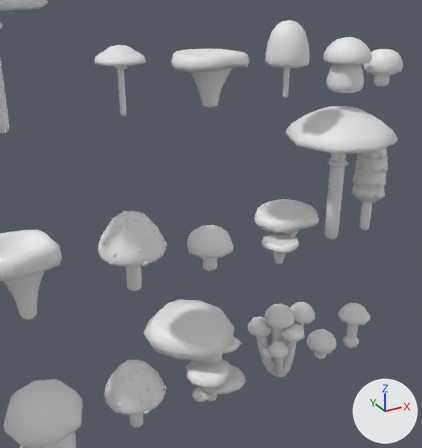
The FBX model LethalDiseasesUnityProject/Assets/ModAssets/Items/Mushrooms/mushrooms.fbx, before and after one commit.
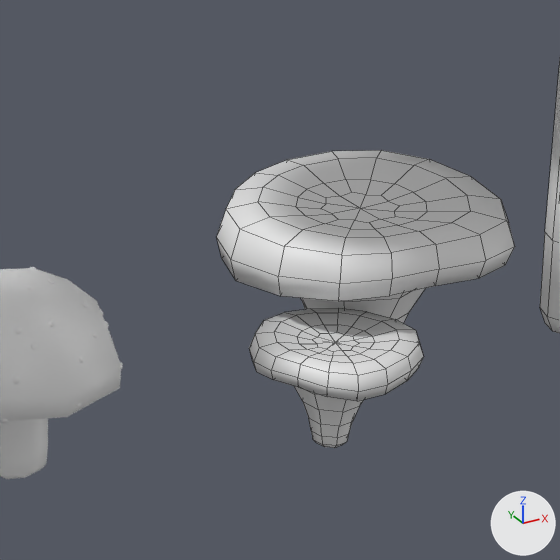
Old and new are each drawn from a camera (50 mm lens) standing at (-60.75, -56.18, 53.89) and looking at (-27.5, 4.27, 23.66) and again close up on the part from 49% to 78% of the width and 37% to 64% of the height. The lights are fixed; the arrows at lower right show +X, +Y and +Z. The first two pictures are the older version. The close-ups show mesh edges as thin lines. Where no turn or scale is listed for an object, it has been applied to the vertices. Vertices at exactly the same position are counted once.

Script lines for the objects in view, before the commit:
```python
me_chanterelle_mushroom = bpy.data.meshes.new('Chanterelle_Mushroom')
me_chanterelle_mushroom.from_pydata(...)  # 440 vertices, 432 faces; spans x -3.6..5.41, y -3.75..5.2, z -3.44..2.39
me_chanterelle_mushroom.materials.append(mat_material_001)  # white #e7e7e7
me_parasol_mushroom = bpy.data.meshes.new('Parasol_Mushroom')
me_parasol_mushroom.from_pydata(...)  # 158 vertices, 152 faces; spans x -6.8..6.8, y -6.8..6.8, z -12.0..6.2
me_parasol_mushroom.materials.append(mat_material_001)  # white #e7e7e7
me_wine_cap_mushroom = bpy.data.meshes.new('Wine_Cap_Mushroom')
me_wine_cap_mushroom.from_pydata(...)  # 1400 vertices, 1296 faces; spans x -2.72..2.96, y -2.99..2.69, z -4.08..1.51
me_wine_cap_mushroom.materials.append(mat_material_001)  # white #e7e7e7
ob_chanterelle_mushroom = bpy.data.objects.new('Chanterelle_Mushroom', me_chanterelle_mushroom)
ob_chanterelle_mushroom.location = (-20.32, -1.43, 23.13)
ob_parasol_mushroom = bpy.data.objects.new('Parasol_Mushroom', me_parasol_mushroom)
ob_parasol_mushroom.location = (-10.99, 0.0, 31.64)
ob_wine_cap_mushroom = bpy.data.objects.new('Wine_Cap_Mushroom', me_wine_cap_mushroom)
ob_wine_cap_mushroom.location = (-30.12, 0.15, 23.8)
```
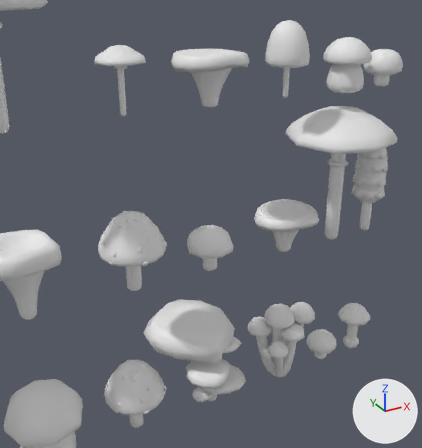
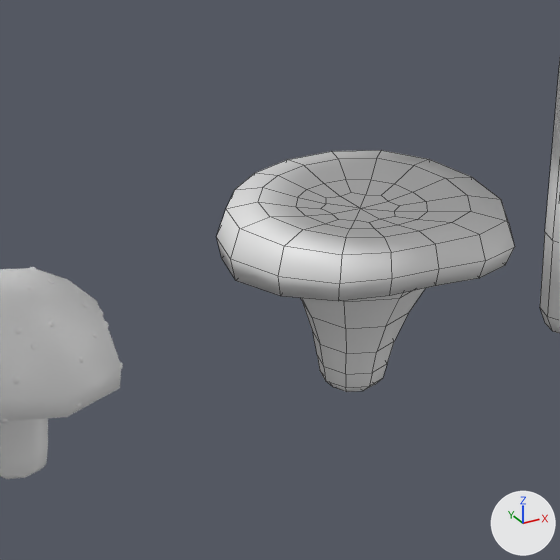
Where the newer file only moved an object's origin or applied its transform, the numbers keep the older frame.

Boxes (x1, y1, x2, y2) around the edits, measured in the close-ups (560 x 560 px):
```json
{"object": "Chanterelle_Mushroom", "change": "reshaped", "before": [217, 150, 515, 448], "after": [217, 150, 515, 392], "on screen": "19% shorter"}
{"part": 1, "of": "me_chanterelle_mushroom", "change": "deleted", "before": [249, 308, 424, 401]}
{"part": 2, "of": "me_chanterelle_mushroom", "change": "deleted", "before": [294, 386, 363, 448]}
```

The change, as JSON lines over the scene's bpy script:
```json
{"block": "me_chanterelle_mushroom", "where": "# used by ob_chanterelle_mushroom; location = (-20.32, -1.43, 23.13)"}
{"op": "remove", "block": "me_chanterelle_mushroom", "code": "me_chanterelle_mushroom.from_pydata(...)  # 440 vertices, 432 faces; spans x -3.6..5.41, y -3.75..5.2, z -3.44..2.39"}
{"op": "add", "block": "me_chanterelle_mushroom", "code": "me_chanterelle_mushroom.from_pydata(...)  # 220 vertices, 216 faces; spans x -2.86..5.41, y -2.35..5.2, z -3.44..2.39"}
{"block": "me_chanterelle_mushroom", "change": "me_chanterelle_mushroom part 1: the loose piece of 146 vertices spanning x -3.6..1.02, y -3.75..0.84, z -1.06..-0.1 is deleted"}
{"block": "me_chanterelle_mushroom", "change": "me_chanterelle_mushroom part 2: the loose piece of 74 vertices spanning x -2.88..0.19, y -2.95..0.13, z -3.36..-0.32 is deleted"}
```
